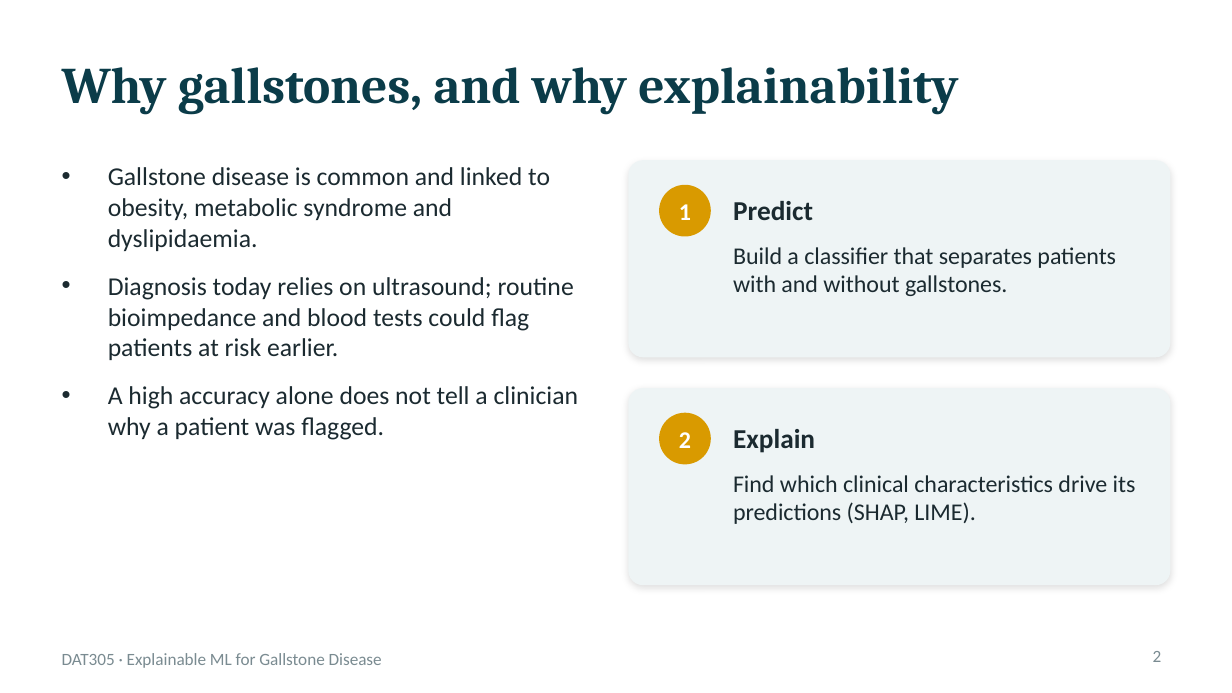
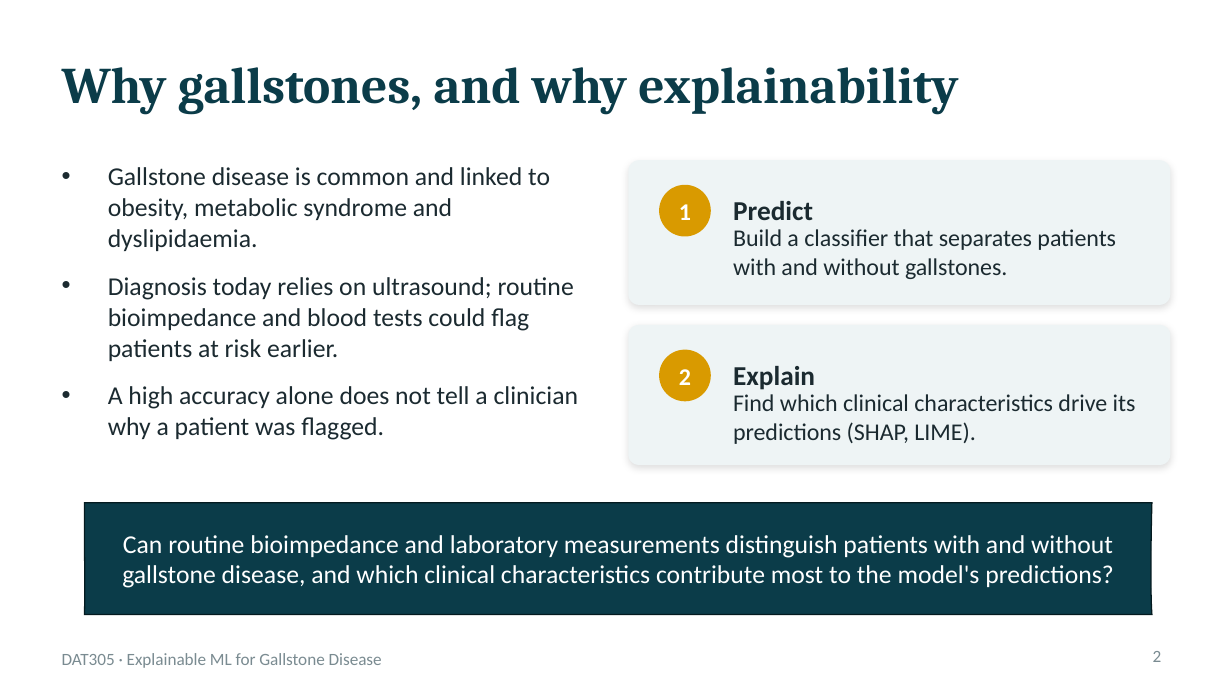
Before and after one commit to taro-py/gallstone-ml-xai, a slide deck: slide 2 of presentation/presentation.pptx. Drawn at 1232x693 pixels with LibreOffice and Linux fonts; fonts in the diff are those of the drawing. Boxes give left, top, right and bottom in pixels: in the first picture for what was removed or moved away, otherwise in the second. Text is boxed around its words. In the diff, an @@ line names an element or a change of style, - is before the commit and + after.

```diff
--- a/presentation/presentation.pptx
+++ b/presentation/presentation.pptx
@@ rounded rectangle: place and size @@
-rounded rectangle at bbox=[628, 160, 1171, 357]
+rounded rectangle at bbox=[628, 160, 1171, 305]
@@ text "Build a classifier that separates ...": place and size @@
-text "Build a classifier that separates ..." at bbox=[733, 247, 1116, 296]
+text "Build a classifier that separates ..." at bbox=[733, 229, 1116, 279]
@@ rounded rectangle: place and size @@
-rounded rectangle at bbox=[628, 388, 1171, 585]
+rounded rectangle at bbox=[628, 325, 1171, 466]
@@ 2 texts, 1 ellipse: place and size @@
-2 texts, 1 ellipse at bbox=[659, 413, 815, 465]
+2 texts, 1 ellipse at bbox=[659, 349, 815, 401]
@@ text "Find which clinical characteristics drive ...": place and size @@
-text "Find which clinical characteristics drive ..." at bbox=[733, 475, 1136, 524]
+text "Find which clinical characteristics drive ..." at bbox=[733, 394, 1136, 444]
@@ freeform shape added at bbox=[84, 503, 1152, 615], fill #0B3C49, outline #051A20 1 pt @@
@@ text added at bbox=[122, 535, 1113, 588], 20 pt, text #FFFFFF @@
+Can routine bioimpedance and laboratory measurements distinguish patients with and without gallstone disease, and which clinical characteristics contribute most to the model's predictions?
```
Also in this commit, not shown: 1 other slide changed, 4 slides removed, 3 other files.
